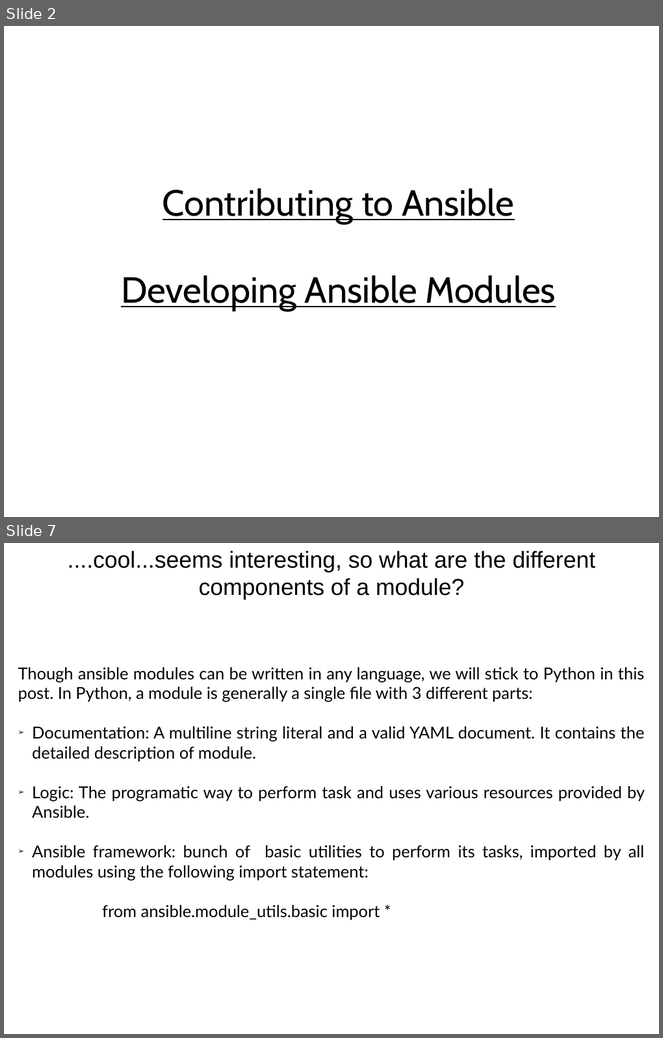
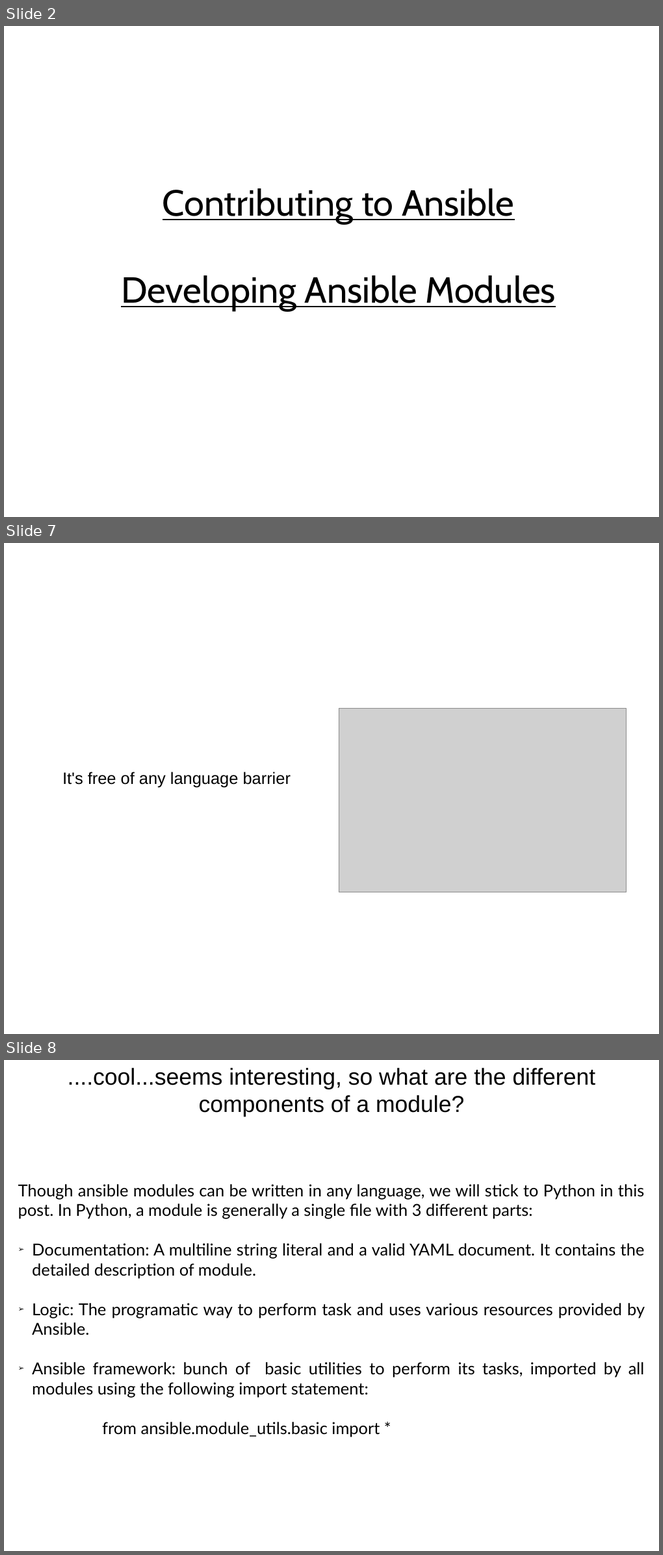
Before and after one commit to hellodk/ansible-meetup-bangalore, a slide deck: Contributing _to_Ansible.odp. Shown one above the other, each under a label of ours: slides 2 and 7 before the commit, slides 2, 7 and 8 after it; the slides between them are not shown. The pictures are 663x1038 and 663x1555 pixels, drawn with LibreOffice and Linux fonts; fonts in the diff are those of the drawing; grey boxes stand for pictures. Boxes give left, top, right and bottom in pixels: in the first picture for what was removed or moved away, otherwise in the second. Text is boxed around its words. In the diff, an @@ line names an element or a change of style, - is before the commit and + after.

```diff
--- a/Contributing _to_Ansible.odp
+++ b/Contributing _to_Ansible.odp
@@ slide 7 added at (4, 543, 659, 1034), background #FFFFFF @@
@@ picture added at (339, 709, 627, 893) @@
@@ text added at (62, 772, 291, 787), 20 pt, text #000000 @@
+It's free of any language barrier
@@ what was slide 7 is now slide 8 @@
```
Also in this commit, not shown: 5 slides changed, 1 other slide added, 1 other file.
